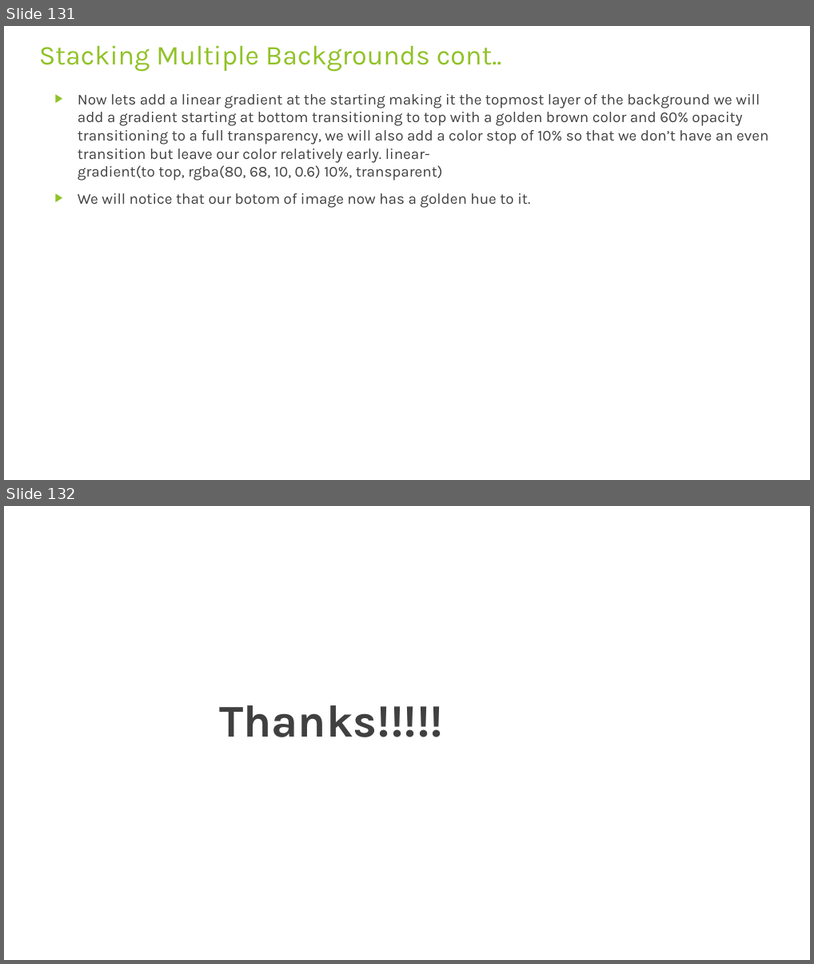
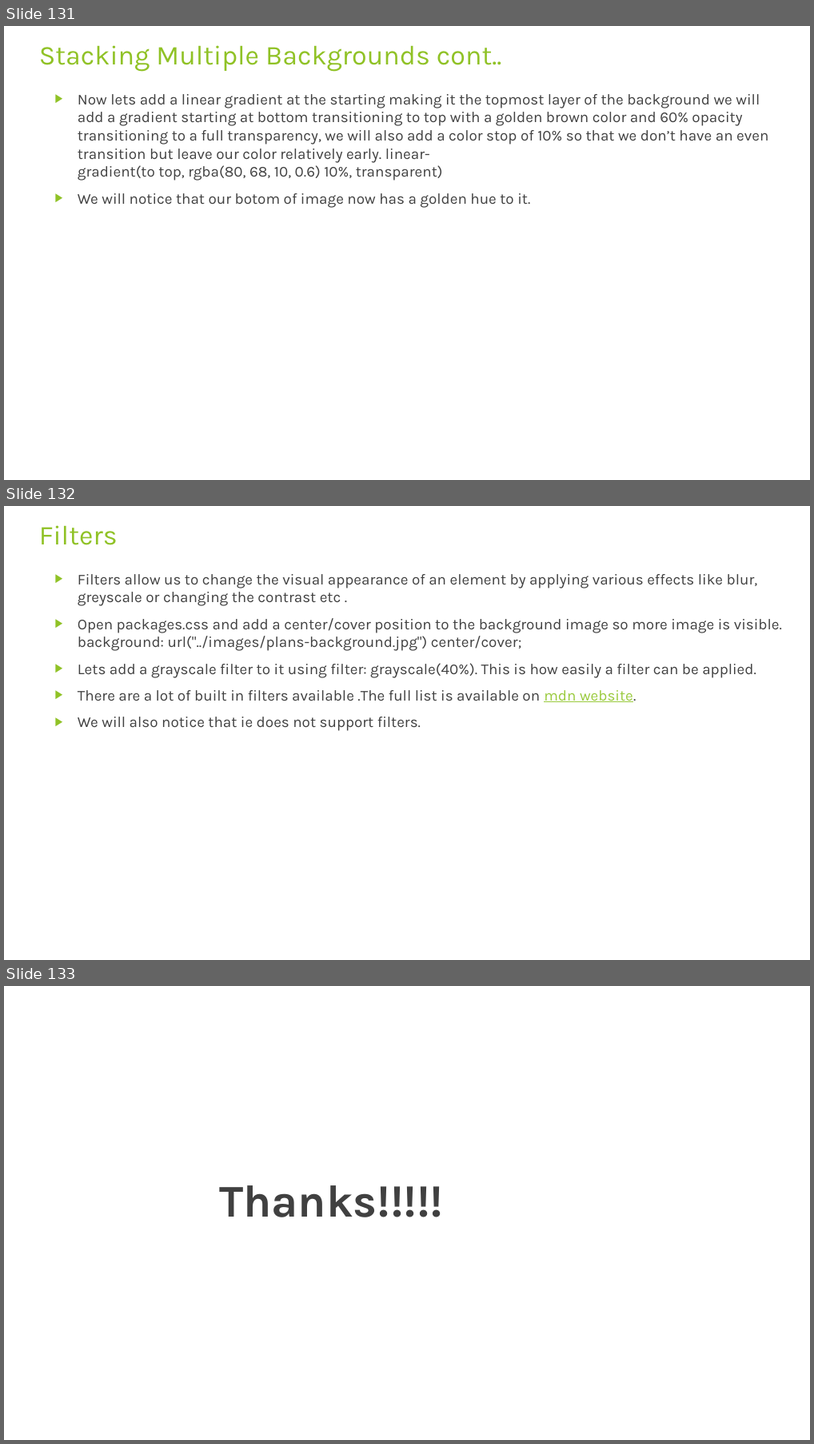
Before and after one commit to rudhrainfogain/CSS, a slide deck: PPT/Css-v7.pptx. Shown one above the other, each under a label of ours: slides 131 and 132 before the commit, slides 131, 132 and 133 after it. The pictures are 814x964 and 814x1444 pixels, drawn with LibreOffice and Linux fonts; fonts in the diff are those of the drawing. Boxes give left, top, right and bottom in pixels: in the first picture for what was removed or moved away, otherwise in the second. Text is boxed around its words. In the diff, an @@ line names an element or a change of style, - is before the commit and + after.

Commit message:
Filters

```diff
--- a/PPT/Css-v7.pptx
+++ b/PPT/Css-v7.pptx
@@ slide 132 added at box(4, 506, 810, 960), background #FFFFFF @@
@@ title added at box(39, 525, 118, 545), 32.4 pt, text #90C226 @@
+Filters
@@ text added at box(78, 574, 782, 731), 18 pt, text #404040 @@
+▶ Filters allow us to change the visual appearance of an element by applying various effects like blur, greyscale or changing the contrast etc .
+▶ Open packages.css and add a center/cover position to the background image so more image is visible. background: url("../images/plans-background.jpg") center/cover;
+▶ Lets add a grayscale filter to it using filter: grayscale(40%). This is how easily a filter can be applied.
+▶ There are a lot of built in filters available .The full list is available on mdn website.
+▶ We will also notice that ie does not support filters.
@@ what was slide 132 is now slide 133 @@
```
Also in this commit, not shown: 1 other file.
